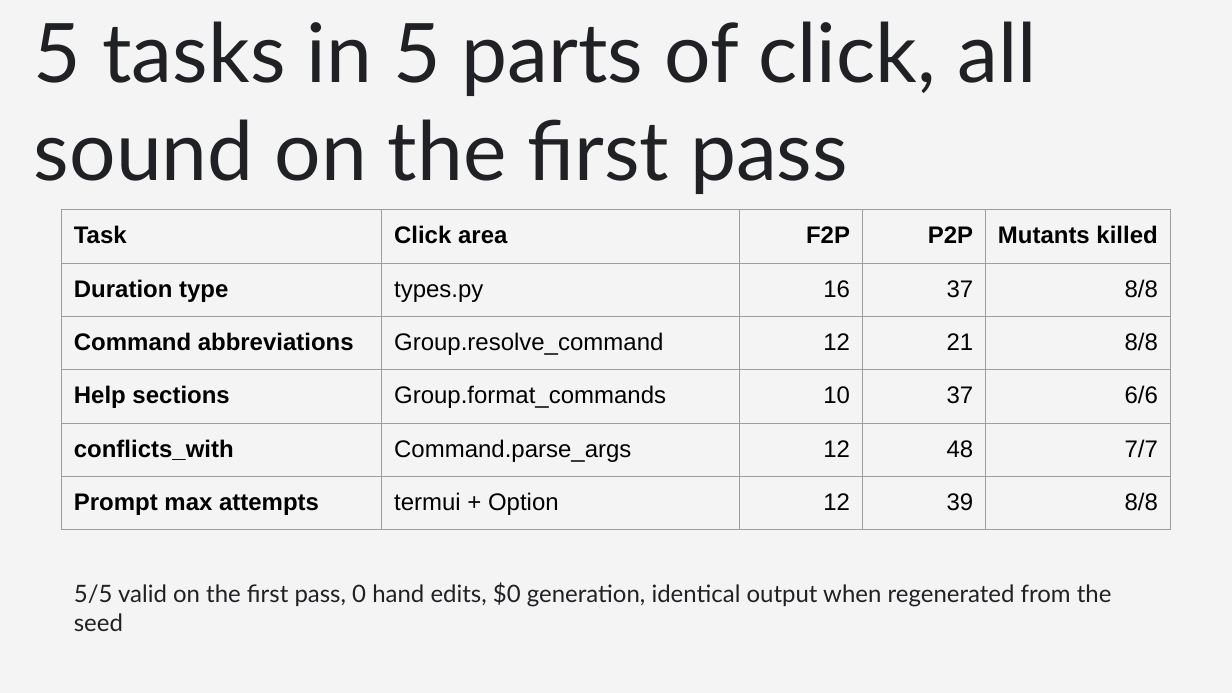
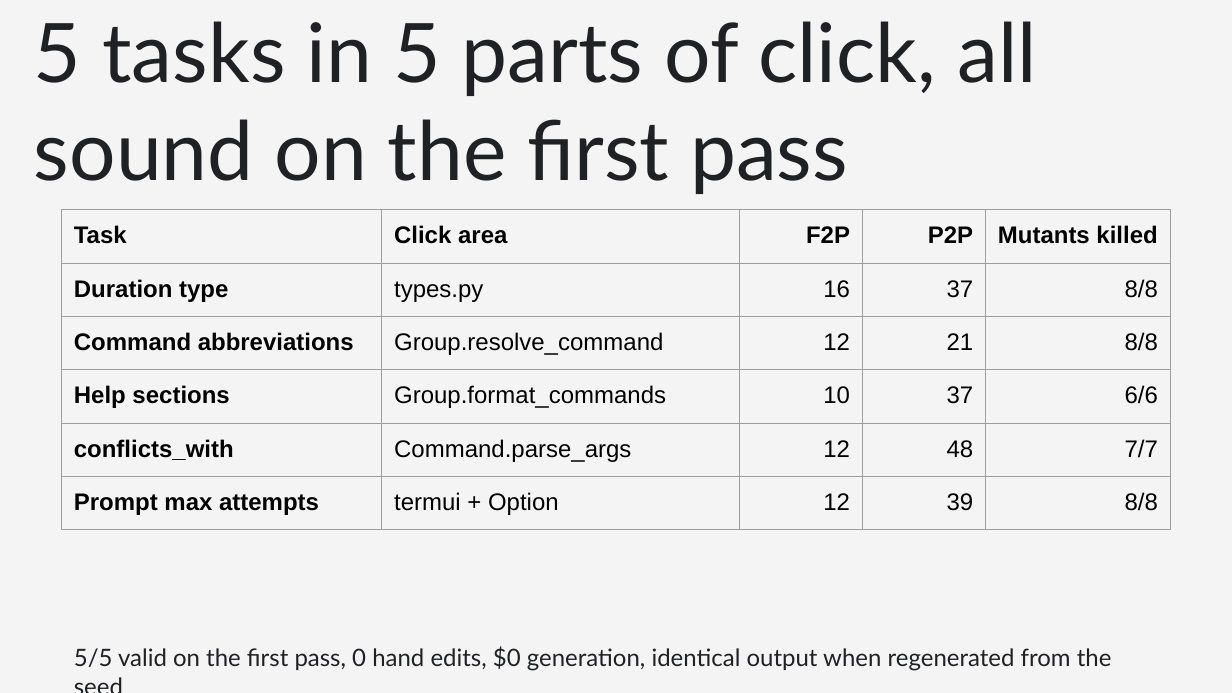
Before and after one commit to Daniellaguips/team4_track1, a slide deck: slide 3 of track1_submission/team4_presentation_FINAL.pptx. Drawn at 1232x693 pixels with LibreOffice and Linux fonts; fonts in the diff are those of the drawing. Boxes give left, top, right and bottom in pixels: in the first picture for what was removed or moved away, otherwise in the second. Text is boxed around its words. In the diff, an @@ line names an element or a change of style, - is before the commit and + after.

Commit message:
Presentation: fix slide 3 caption overlap; team names on slide 1; 24/24 on slide 4; mark feedback loop experimental on slide 2; key finding on slide 5. Submitted ZIP unchanged.

```diff
--- a/track1_submission/team4_presentation_FINAL.pptx
+++ b/track1_submission/team4_presentation_FINAL.pptx
@@ text "5/5 valid on the first ..." rewrapped from <box>74,582,1112,631</box> to <box>74,646,1112,671</box> @@
```
Also in this commit, not shown: 4 other slides changed.
